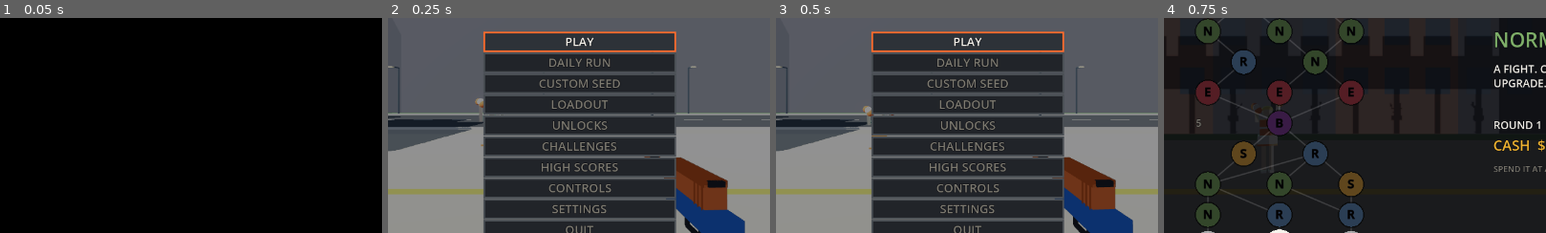
Above: before the commit, frames 1-4 (left to right).
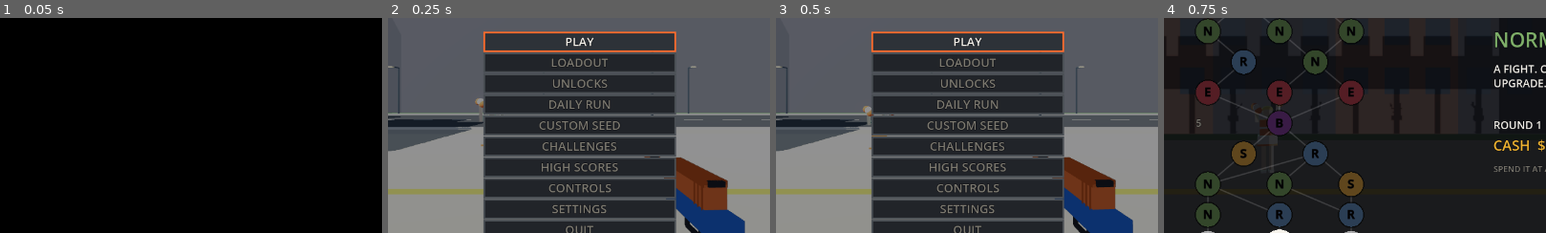
Above: after the commit, the same moments.

Repository: GVihi/FstreliBiciklina3D
Game: Godot game, scene res://main.tscn
Two runs of this game, one before a commit and one after it. Both use one fixed random seed, a clock stepped at 60 frames per second and the inputs below.
Inputs (mouse positions are % of the whole screen's width and height, from its top left):
- Up to frame 1 (0.05 s): no input
- Up to frame 2 (0.25 s): no input
- Up to frame 3 (0.5 s): no input
- Up to frame 4 (0.75 s): tap Enter at 0.5 s; move the mouse to (72, 45) at 0.52 s; hold Right from 0.53 s (still down); tap R at 0.6 s; click (72, 45) at 0.67 s
The pictures show only the part of the screen within x 25-75%, y 31-81%; the shares and areas given below are measured in that part.

Frame 1 is identical in both runs. In frame 2, 1.5% of the frame differs, in the area x 39-61%, y 18-52%; in frame 3, 1.5%; in frame 4, nothing differs.

Commit message:
C5.4: put the loop first in the title menu
TITLE_ITEMS is now PLAY, LOADOUT, UNLOCKS, DAILY RUN, CUSTOM SEED,
CHALLENGES, HIGH SCORES, CONTROLS, SETTINGS, QUIT (CONTINUE is still drawn
above PLAY while a run is saved). Navigation, hover and activation all go
through that list or entry ids, so nothing else changed.

The checks that touch the title menu were read through: they find entries
by id, or rely on PLAY being entry 0 and QUIT the last, so none needed an
edit. Not run in this session (no Godot available).

Co-Authored-By: Claude Sonnet 5.5 <noreply@anthropic.com>
Claude-Session: https://claude.ai/code/session_01XkSGkxeqguRLywauRtzgzY

Diff:
--- a/scripts/hud.gd
+++ b/scripts/hud.gd
@@ -500,12 +500,14 @@
 
 
 # ---------------------------------------------------------------- title screen menu
+# The loop comes first (alpha C5.4): CONTINUE (drawn above PLAY when a run is saved), PLAY, LOADOUT, UNLOCKS, then the
+# rest. Code and checks find an entry by its id; only a few checks rely on PLAY being entry 0 and QUIT the last.
 const TITLE_ITEMS = [
 	{"id": "play", "label": "PLAY"},
+	{"id": "loadout", "label": "LOADOUT"},
+	{"id": "unlocks", "label": "UNLOCKS"},
 	{"id": "daily", "label": "DAILY RUN"},
 	{"id": "seed", "label": "CUSTOM SEED"},
-	{"id": "loadout", "label": "LOADOUT"},
-	{"id": "unlocks", "label": "UNLOCKS"},
 	{"id": "challenges", "label": "CHALLENGES"},
 	{"id": "scores", "label": "HIGH SCORES"},
 	{"id": "controls", "label": "CONTROLS"},
Not shown, changed: README.md
Not shown, changed: docs/ROADMAP_HISTORY.md
